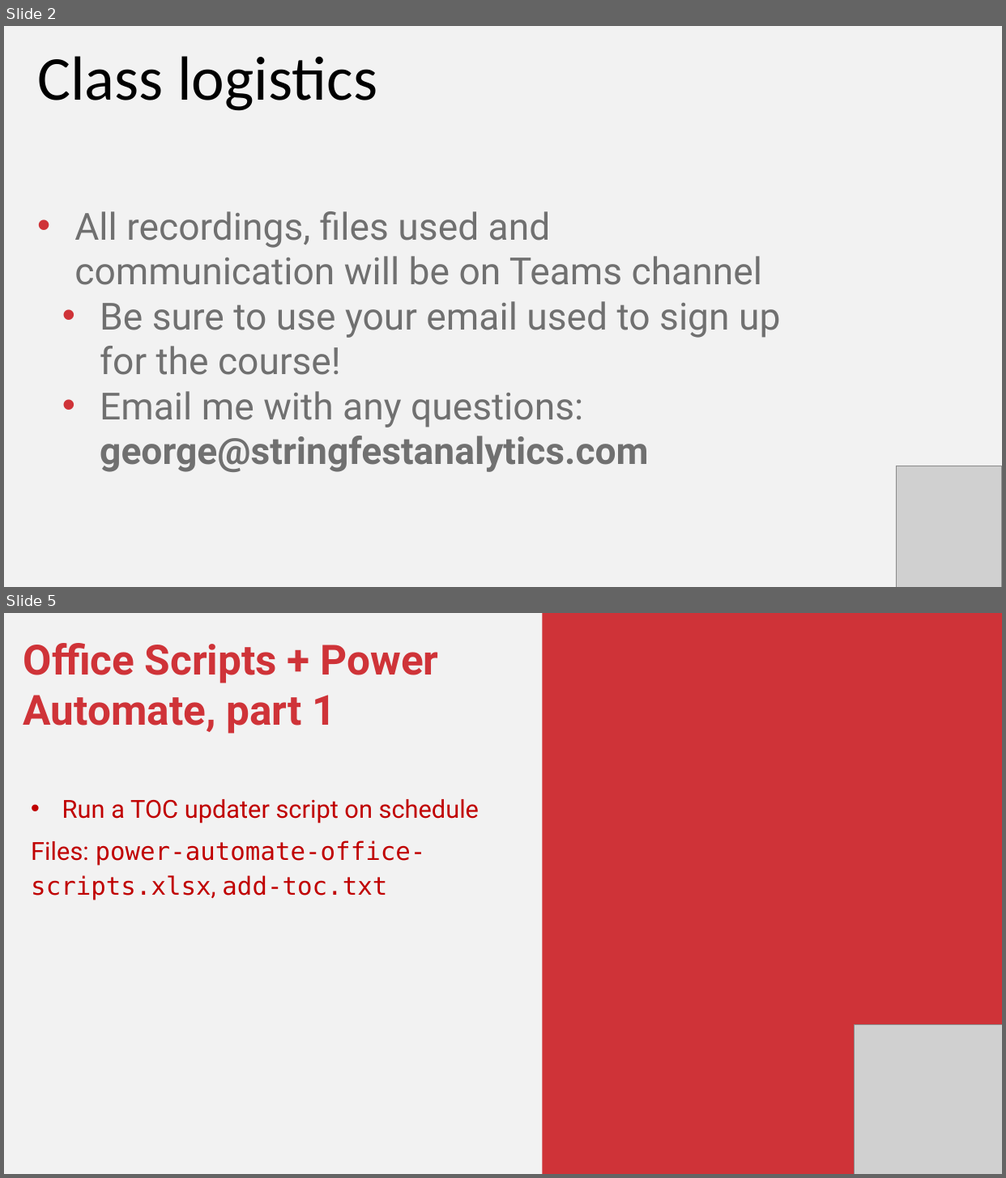
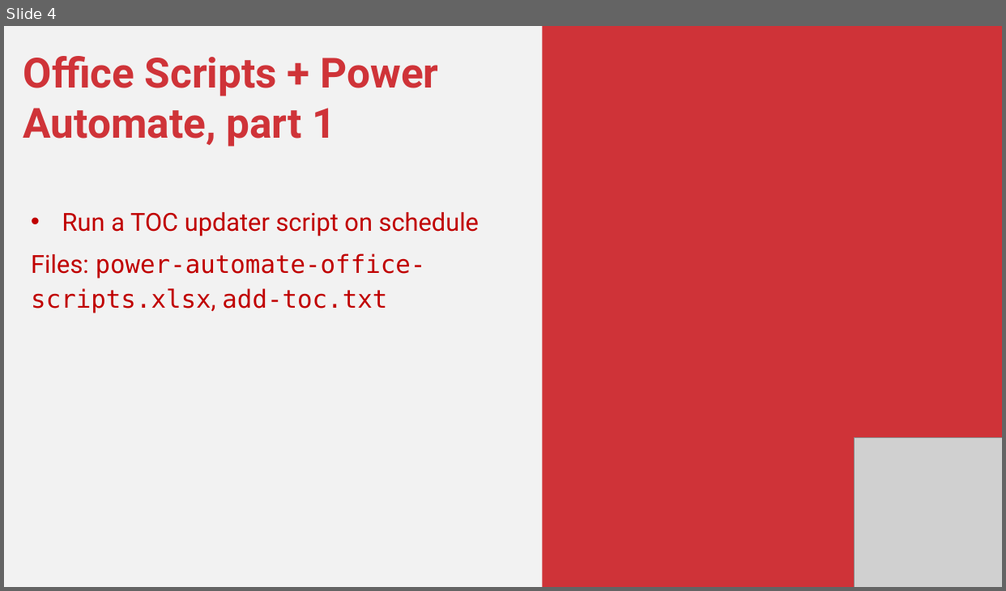
Before and after one commit to stringfestdata/ai-for-excel-in-a-week-may-2026, a slide deck: day-4-office-scripts-power-automate/day-4-office-scripts-power-automate.pptx. Shown one above the other, each under a label of ours: slides 2 and 5 before the commit, slide 4 after it; the slides between them are not shown. The pictures are 1006x1178 and 1006x591 pixels, drawn with LibreOffice and Linux fonts; fonts in the diff are those of the drawing; grey boxes stand for pictures. Boxes give left, top, right and bottom in pixels: in the first picture for what was removed or moved away, otherwise in the second. Text is boxed around its words. In the diff, an @@ line names an element or a change of style, - is before the commit and + after.

```diff
--- a/day-4-office-scripts-power-automate/day-4-office-scripts-power-automate.pptx
+++ b/day-4-office-scripts-power-automate/day-4-office-scripts-power-automate.pptx
@@ slide 2 removed at <box>4,26,1002,587</box>, background #F2F2F2 @@
@@ text removed at <box>37,56,377,111</box> @@
-Class logistics
@@ text removed at <box>74,211,780,472</box> @@
-• All recordings, files used and communication will be on Teams channel
-  • Be sure to use your email used to sign up for the course!
-  • Email me with any questions: george@stringfestanalytics.com
@@ picture removed at <box>896,466,1001,587</box> @@
@@ what was slide 5 is now slide 4 @@
```
Also in this commit, not shown: 2 slides changed, 37 other files.
